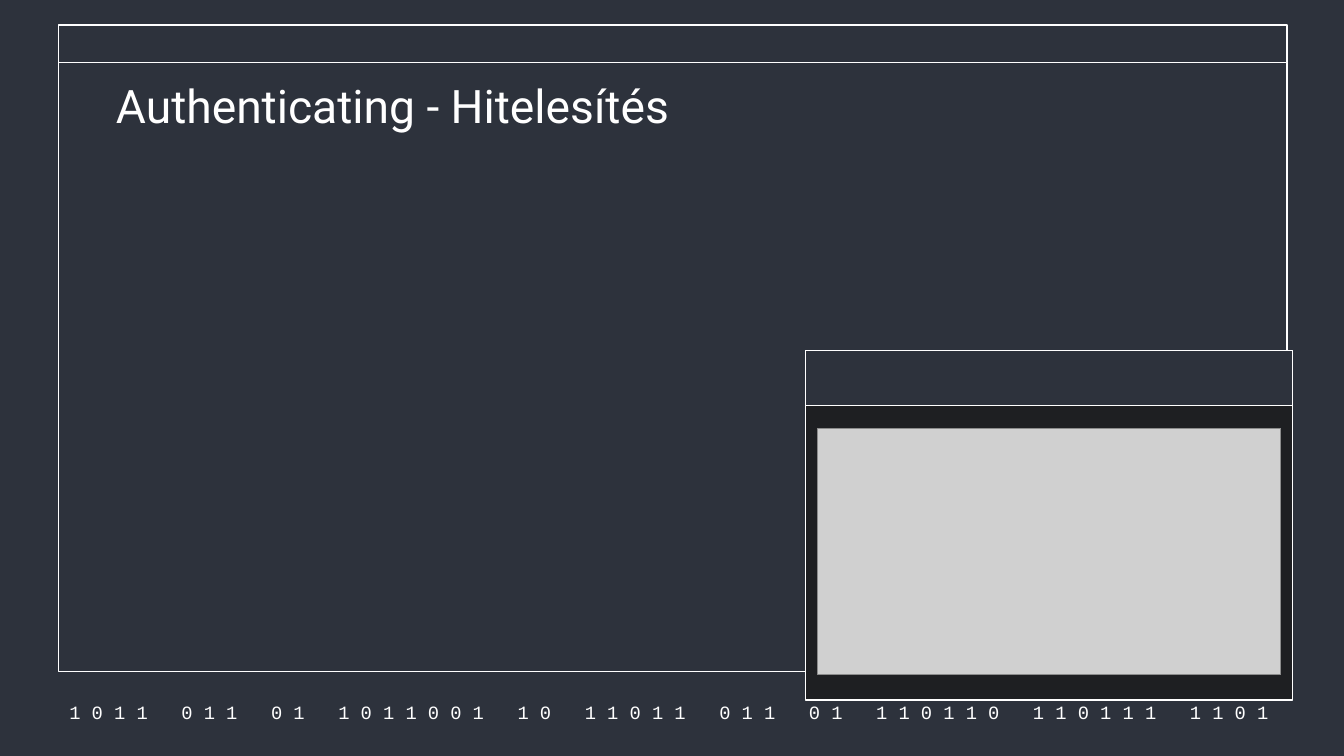
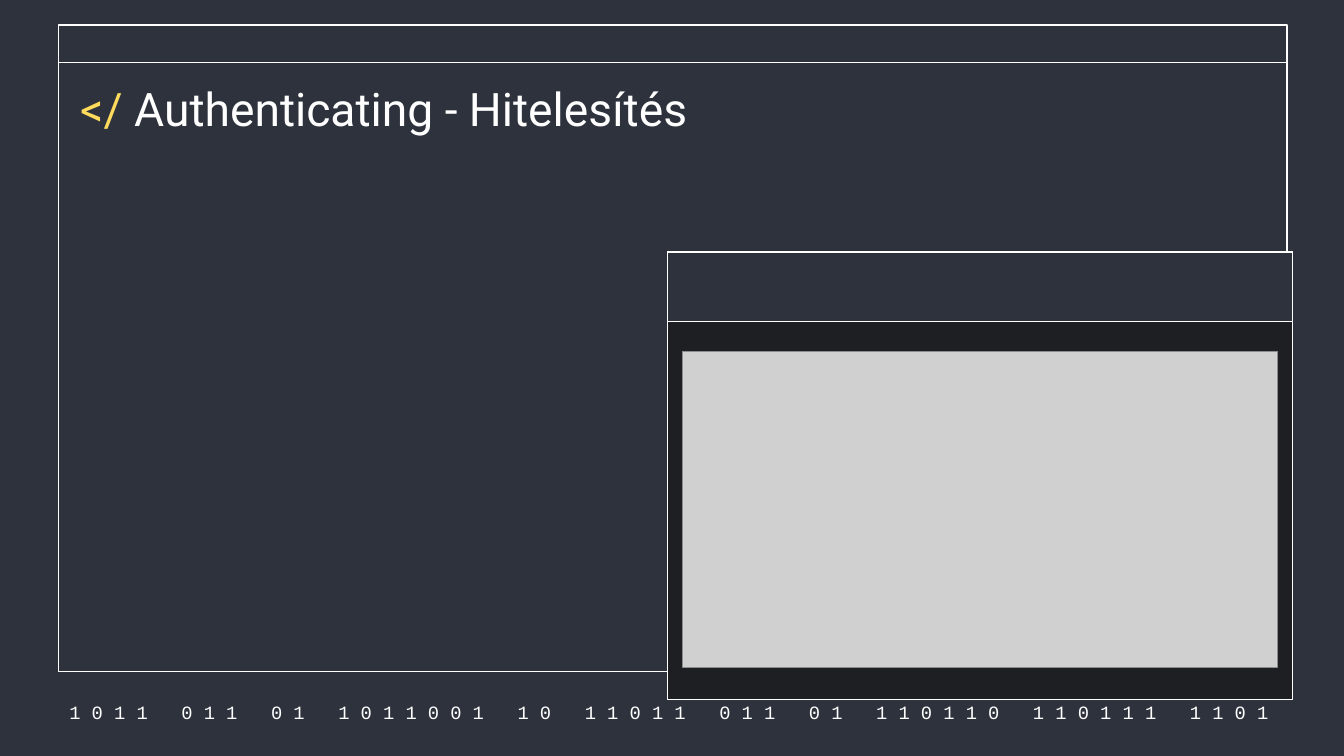
Before and after one commit to Acsilaa/dusza2024-25, a slide deck: slide 6 of Hell yeah ppt.pptx. Drawn at 1344x756 pixels with LibreOffice and Linux fonts; fonts in the diff are those of the drawing; grey boxes stand for pictures. Boxes give left, top, right and bottom in pixels: in the first picture for what was removed or moved away, otherwise in the second. Text is boxed around its words. In the diff, an @@ line names an element or a change of style, - is before the commit and + after.

Commit message:
ppt

```diff
--- a/Hell yeah ppt.pptx
+++ b/Hell yeah ppt.pptx
@@ text at (134, 91, 687, 136): text changed @@
-Authenticating - Hitelesítés
+</ Authenticating - Hitelesítés
@@ rectangle: place and size @@
-rectangle at (806, 351, 1293, 701)
+rectangle at (668, 252, 1294, 701)
@@ rectangle: place and size @@
-rectangle at (806, 351, 1293, 405)
+rectangle at (668, 252, 1294, 322)
@@ picture: place and size @@
-picture at (818, 429, 1281, 675)
+picture at (683, 352, 1277, 667)
```
Also in this commit, not shown: 3 other slides changed, 1 slide added, 1 other file.
